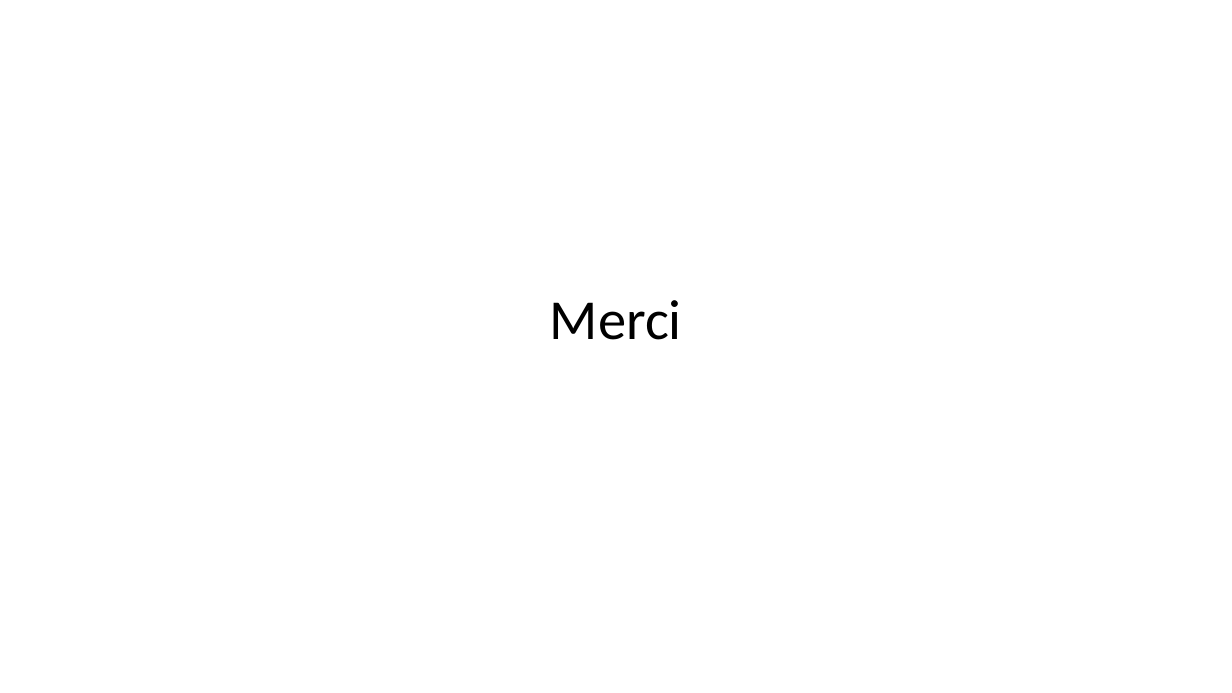
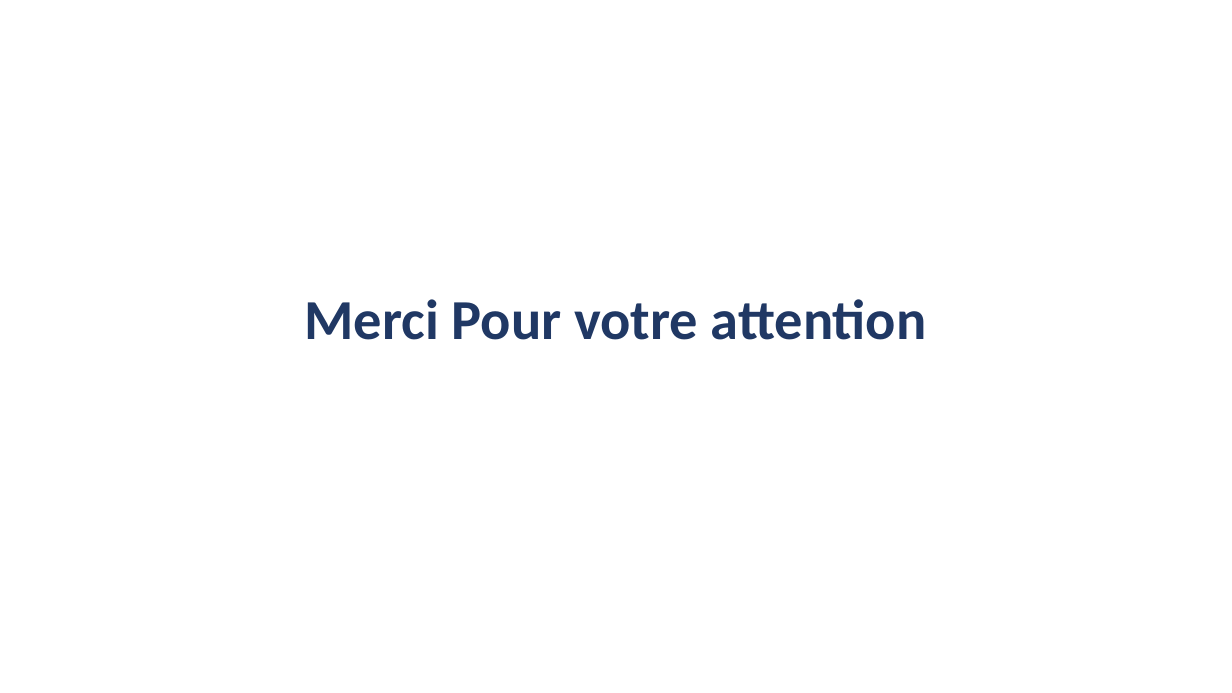
Before and after one commit to gwidoo/Projet-Web-application, a slide deck: slide 8 of Projet WEB.pptx. Drawn at 1232x693 pixels with LibreOffice and Linux fonts; fonts in the diff are those of the drawing. Boxes give left, top, right and bottom in pixels: in the first picture for what was removed or moved away, otherwise in the second. Text is boxed around its words. In the diff, an @@ line names an element or a change of style, - is before the commit and + after.

```diff
--- a/Projet WEB.pptx
+++ b/Projet WEB.pptx
@@ title at (305,299,927,340): text changed; text colour #000000 to #203864; bold on @@
-Merci
+Merci Pour votre attention
```
Also in this commit, not shown: 7 other slides changed.
